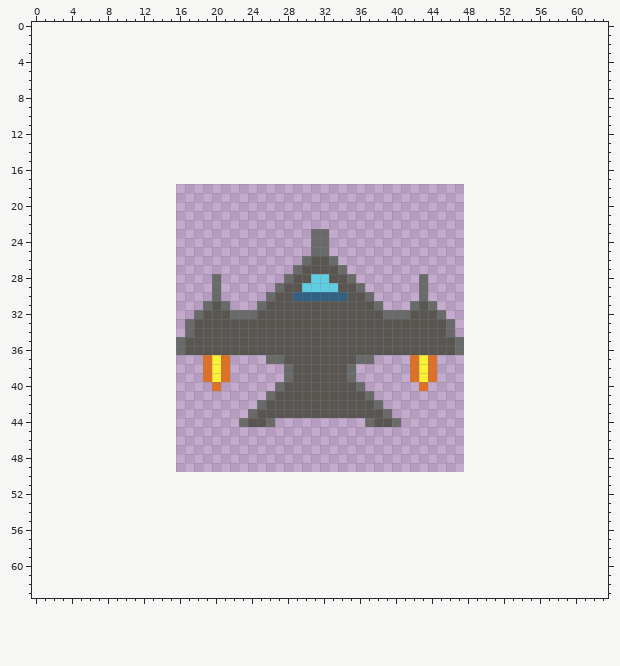
Pixel-art file -- Assets/Sprites/Fighter.aseprite. Above: the version before the commit.
32x32 pixels, 1 frame. The old version is drawn lined up with the new one, on the new canvas.
After the commit:
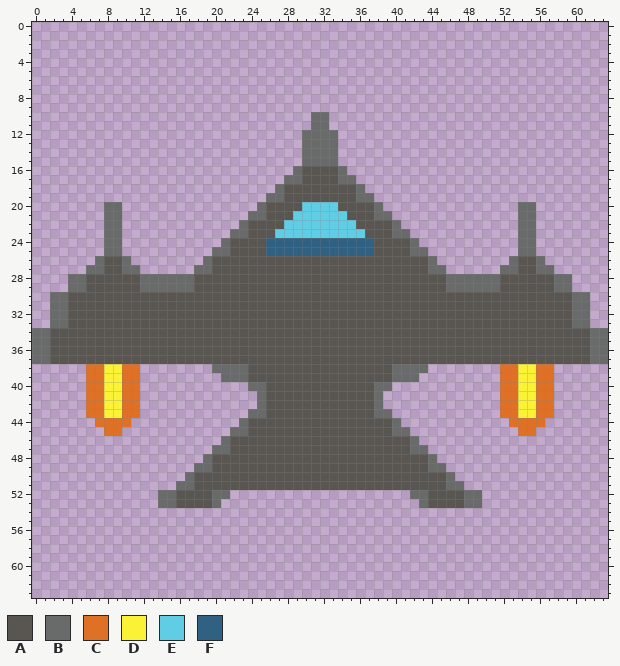
Palette (. is transparent): A #595652  B #696a6a  C #df7126  D #fbf236  E #5fcde4  F #306082
Edits made:
canvas 32x32 -> 64x64, the old top-left corner now at 16,18
y 10..11: x 31..32 .. -> BB
y 12..15: x 30..33 .... -> BBBB
y 16: x 29..34 ...... -> BAAAAB
y 17: x 28..35 ........ -> BBAAAABB
y 18: x 27..36 .......... -> BAAAAAAAAB
y 19: x 26..37 ............ -> BBAAAAAAAABB
y 20: x 8..9 .. -> BB; x 25..38 .............. -> BAAAAEEEEAAAAB; x 54..55 .. -> BB
y 21: x 8..9 .. -> BB; x 24..39 ................ -> BBAAAEEEEEEAAABB; x 54..55 .. -> BB
y 22: x 8..9 .. -> BB; x 23..40 .................. -> BAAAAEEEEEEEEAAAAB; x 54..55 .. -> BB
y 23: x 8..9 .. -> BB; x 22..41 .........BB......... -> BBAAAEEEEEEEEEEAAABB; x 54..55 .. -> BB
y 24: x 8..9 .. -> BB; x 21..42 ..........BB.......... -> BAAAAFFFFFFFFFFFFAAAAB; x 54..55 .. -> BB
y 25: x 8..9 .. -> BB; x 20..43 ...........BB........... -> BBAAAAFFFFFFFFFFFFAAAABB; x 54..55 .. -> BB
y 26: x 7..10 .... -> BAAB; x 19..30 ...........B -> BAAAAAAAAAAA; x 33..44 B........... -> AAAAAAAAAAAB; x 53..56 .... -> BAAB
y 27: x 6..11 ...... -> BBAABB; x 18..29 ...........B -> BBAAAAAAAAAA; x 34..45 B........... -> AAAAAAAAAABB; x 52..57 ...... -> BBAABB
y 28: x 4..28 ................B.......B -> BBAAAAAABBBBBBAAAAAAAAAAA; x 31..32 EE -> AA; x 35..59 B.......B................ -> AAAAAAAAAAABBBBBBAAAAAABB
y 29: x 4..27 ................B......B -> BBAAAAAABBBBBBAAAAAAAAAA; x 30..33 EEEE -> AAAA; x 36..59 B......B................ -> AAAAAAAAAABBBBBBAAAAAABB
y 30: x 2..26 ..................B.....B -> BBAAAAAAAAAAAAAAAAAAAAAAA; x 29..34 FFFFFF -> AAAAAA; x 37..61 B.....B.................. -> AAAAAAAAAAAAAAAAAAAAAAABB
y 31: x 2..19 .................B -> BBAAAAAAAAAAAAAAAA; x 21..25 B...B -> AAAAA; x 38..42 B...B -> AAAAA; x 44..61 B................. -> AAAAAAAAAAAAAAAABB
y 32: x 2..18 ................B -> BBAAAAAAAAAAAAAAA; x 22..24 BBB -> AAA; x 39..41 BBB -> AAA; x 45..61 B................ -> AAAAAAAAAAAAAAABB
y 33: x 2..17 ...............B -> BBAAAAAAAAAAAAAA; x 46..61 B............... -> AAAAAAAAAAAAAABB
y 34: x 0..17 .................B -> BBAAAAAAAAAAAAAAAA; x 46..63 B................. -> AAAAAAAAAAAAAAAABB
y 35..36: x 0..16 ................B -> BBAAAAAAAAAAAAAAA; x 47..63 B................ -> AAAAAAAAAAAAAAABB
y 37: x 0..27 ...................CDC....BB -> BBAAAAAAAAAAAAAAAAAAAAAAAAAA; x 36..63 BB....CDC................... -> AAAAAAAAAAAAAAAAAAAAAAAAAABB
y 38: x 6..11 ...... -> CCDDCC; x 19..28 CDC......B -> .BBBBAAAAA; x 35..44 B......CDC -> AAAAABBBB.; x 52..57 ...... -> CCDDCC
y 39: x 6..11 ...... -> CCDDCC; x 19..28 CDC......B -> ..BBBAAAAA; x 35..44 B......CDC -> AAAAABBB..; x 52..57 ...... -> CCDDCC
y 40: x 6..11 ...... -> CCDDCC; x 20 C -> .; x 24..27 ...B -> BBAA; x 36..39 B... -> AABB; x 43 C -> .; x 52..57 ...... -> CCDDCC
y 41: x 6..11 ...... -> CCDDCC; x 25..26 .B -> BA; x 37..38 B. -> AB; x 52..57 ...... -> CCDDCC
y 42: x 6..11 ...... -> CCDDCC; x 52..57 ...... -> CCDDCC
y 43: x 6..11 ...... -> CCDDCC; x 25 A -> B; x 38 A -> B; x 52..57 ...... -> CCDDCC
y 44: x 7..10 .... -> CCCC; x 26..37 B..........B -> AAAAAAAAAAAA; x 53..56 .... -> CCCC
y 45: x 8..9 .. -> CC; x 22..41 .................... -> BBAAAAAAAAAAAAAAAABB; x 54..55 .. -> CC
y 46: x 21..42 ...................... -> BAAAAAAAAAAAAAAAAAAAAB
y 47: x 20..43 ........................ -> BBAAAAAAAAAAAAAAAAAAAABB
y 48: x 19..44 .......................... -> BAAAAAAAAAAAAAAAAAAAAAAAAB
y 49: x 18..45 ............................ -> BBAAAAAAAAAAAAAAAAAAAAAAAABB
y 50: x 17..46 .............................. -> BAAAAAAAAAAAAAAAAAAAAAAAAAAAAB
y 51: x 16..47 ................................ -> BBAAAAAAAAAAAAAAAAAAAAAAAAAAAABB
y 52: x 14..21 ........ -> BBAAAABB; x 42..49 ........ -> BBAAAABB
y 53: x 14..20 ....... -> BBAAAAB; x 43..49 ....... -> BAAAABB
